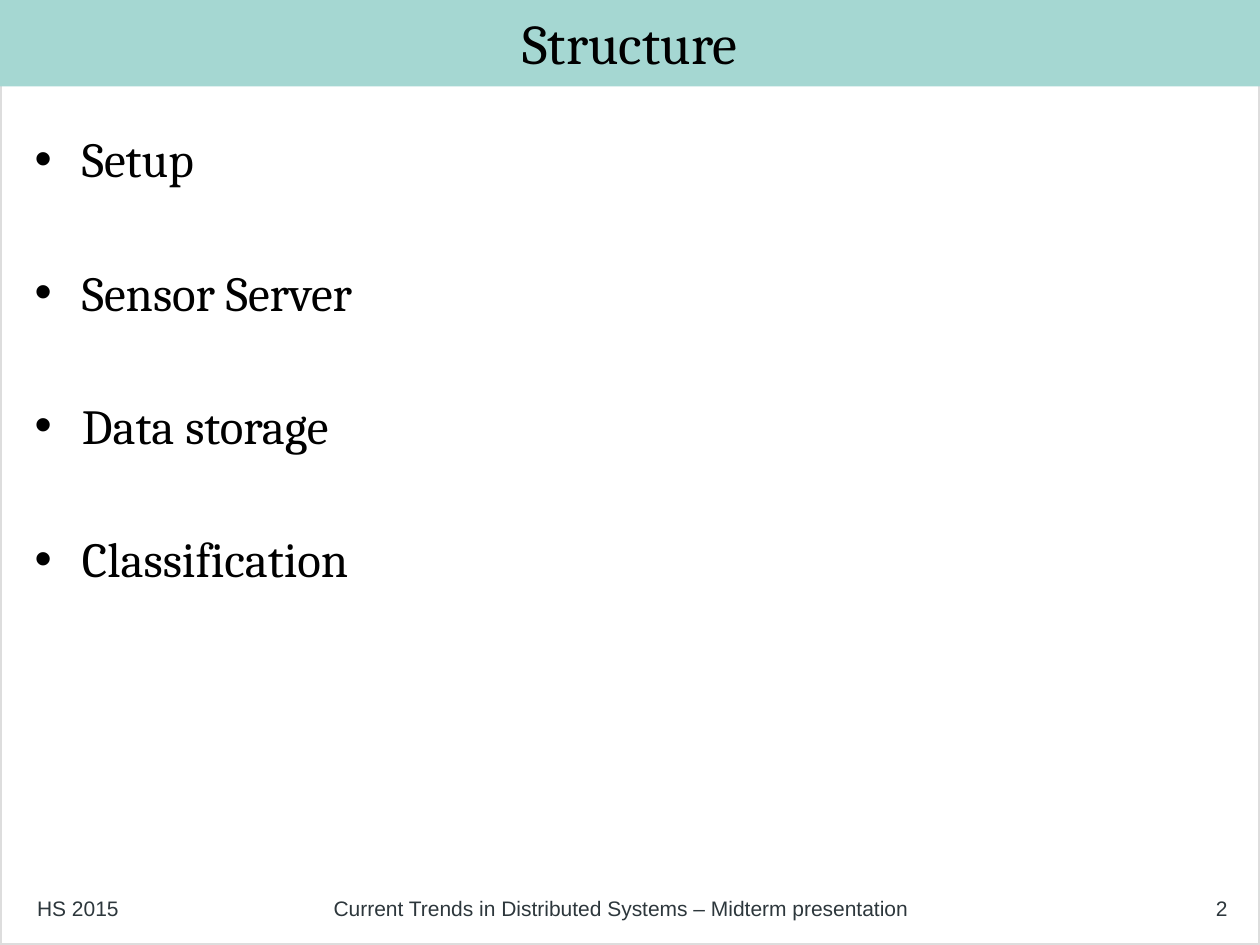
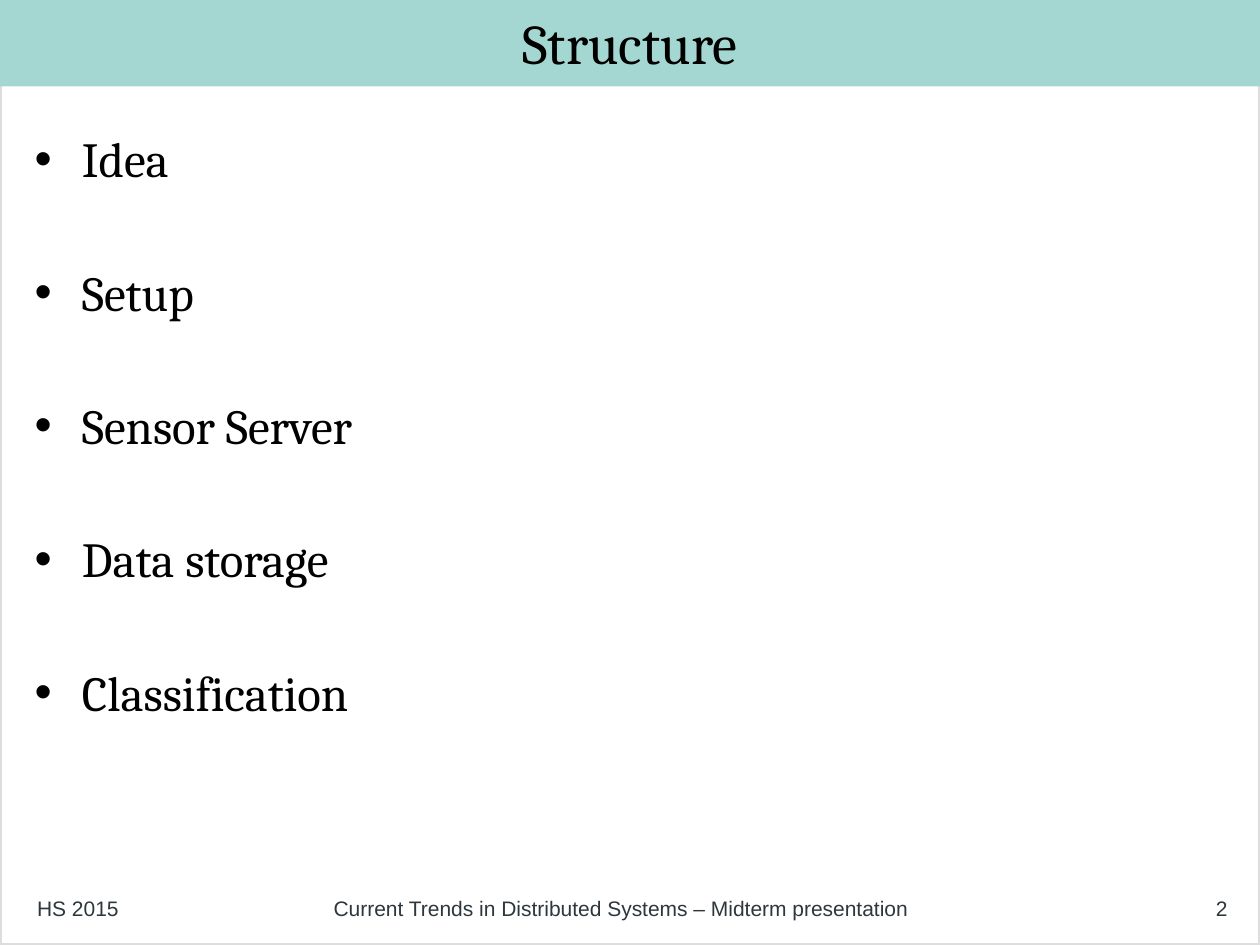
Before and after one commit to philipp-oldenburg/ctds-storm, a slide deck: slide 2 of Project-Weather-Station/Mid Term Presentation - Final.odp. Drawn at 1260x945 pixels with LibreOffice and Linux fonts; fonts in the diff are those of the drawing. Boxes give left, top, right and bottom in pixels: in the first picture for what was removed or moved away, otherwise in the second. Text is boxed around its words. In the diff, an @@ line names an element or a change of style, - is before the commit and + after.

Commit message:
added idea slide

```diff
--- a/Project-Weather-Station/Mid Term Presentation - Final.odp
+++ b/Project-Weather-Station/Mid Term Presentation - Final.odp
@@ text at box(82, 143, 169, 178): paragraph added @@
+• Idea
```
Also in this commit, not shown: 1 other slide changed, 1 slide added.
